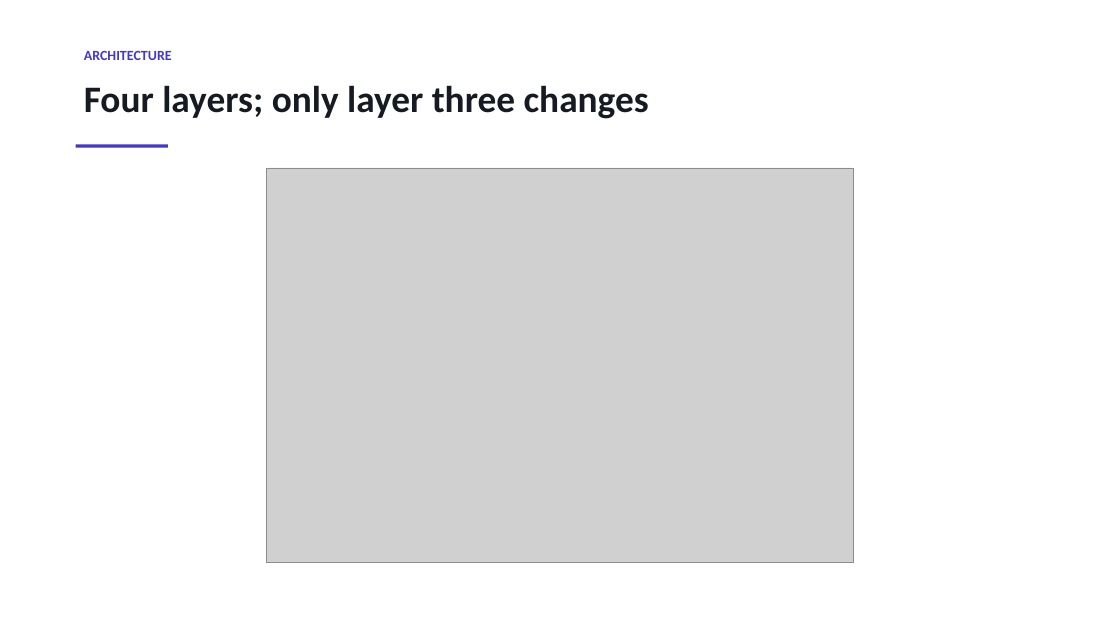
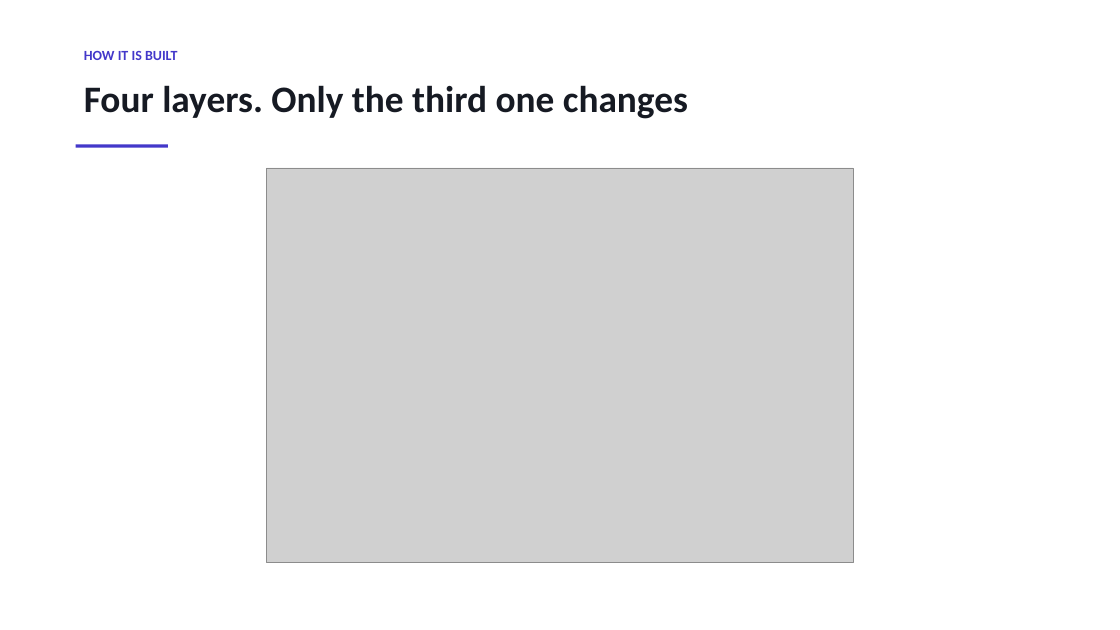
Before and after one commit to sherali143/Trip-Planner, a slide deck: slide 8 of submission/CMP7200_Viva_Presentation.pptx (slide 5 before the commit). Drawn at 1120x630 pixels with LibreOffice and Linux fonts; fonts in the diff are those of the drawing; grey boxes stand for pictures. Boxes give left, top, right and bottom in pixels: in the first picture for what was removed or moved away, otherwise in the second. Text is boxed around its words. In the diff, an @@ line names an element or a change of style, - is before the commit and + after.

```diff
--- a/submission/CMP7200_Viva_Presentation.pptx
+++ b/submission/CMP7200_Viva_Presentation.pptx
@@ text at (x1=84, y1=51, x2=177, y2=60): text changed @@
-ARCHITECTURE
+HOW IT IS BUILT
@@ text at (x1=84, y1=85, x2=688, y2=119): text changed @@
-Four layers; only layer three changes
+Four layers. Only the third one changes
```
Also in this commit, not shown: 12 other slides changed, 4 slides added, 2 slides removed, 3 other files.
